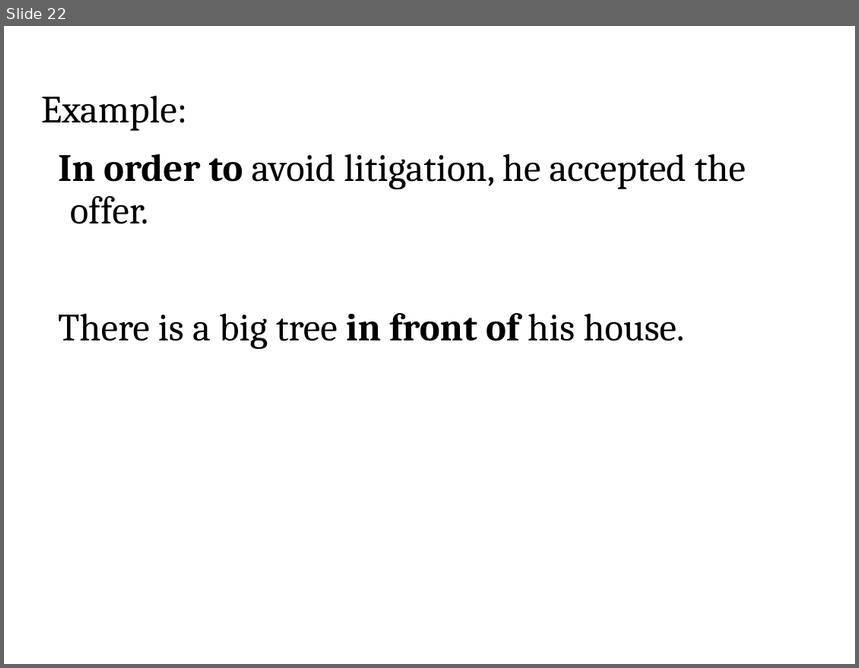
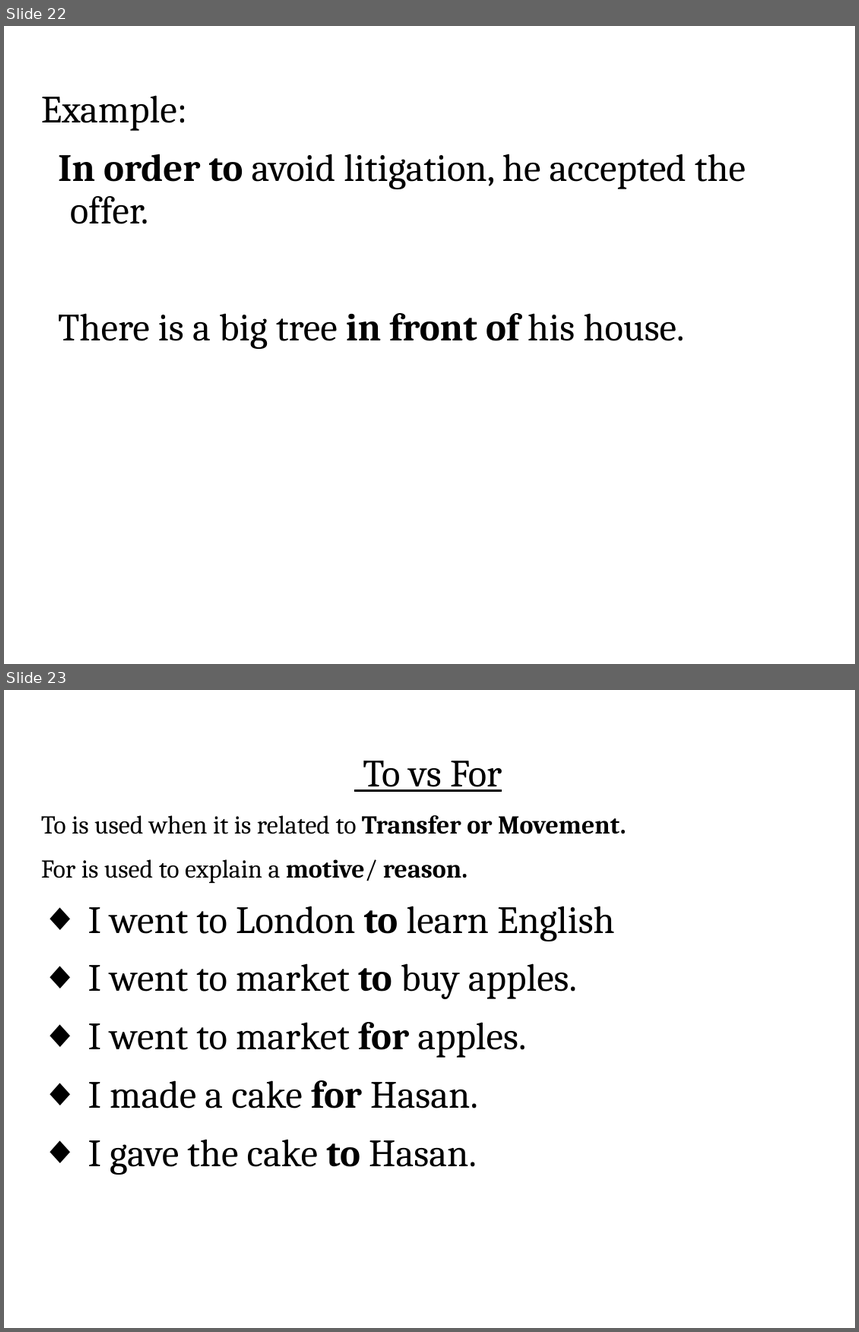
Before and after one commit to ADILp6/IBIT, a slide deck: Sunday_Tuesday_Thursday/Class_4_12February_2019/Lecture.ppt. Shown one above the other, each under a label of ours: slide 22 before the commit, slides 22 and 23 after it. The pictures are 859x668 and 859x1332 pixels, drawn with LibreOffice and Linux fonts; fonts in the diff are those of the drawing. Boxes give left, top, right and bottom in pixels: in the first picture for what was removed or moved away, otherwise in the second. Text is boxed around its words. In the diff, an @@ line names an element or a change of style, - is before the commit and + after.

Commit message:
ppt update

```diff
--- a/Sunday_Tuesday_Thursday/Class_4_12February_2019/Lecture.ppt
+++ b/Sunday_Tuesday_Thursday/Class_4_12February_2019/Lecture.ppt
@@ slide 23 added at <box>4,690,855,1328</box>, background #FFFFFF @@
@@ text added at <box>41,761,626,1175</box>, 36 pt, text #000000 @@
+To vs For
+To is used when it is related to Transfer or Movement.
+For is used to explain a motive/ reason.
+◆ I went to London to learn English
+◆ I went to market to buy apples.
+◆ I went to market for apples.
+◆ I made a cake for Hasan.
+◆ I gave the cake to Hasan.
```
Also in this commit, not shown: 2 other files.
